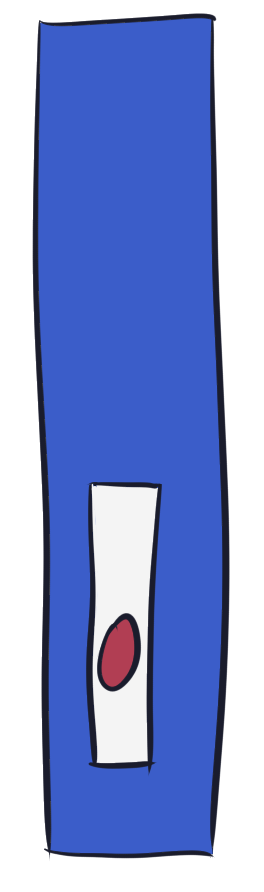
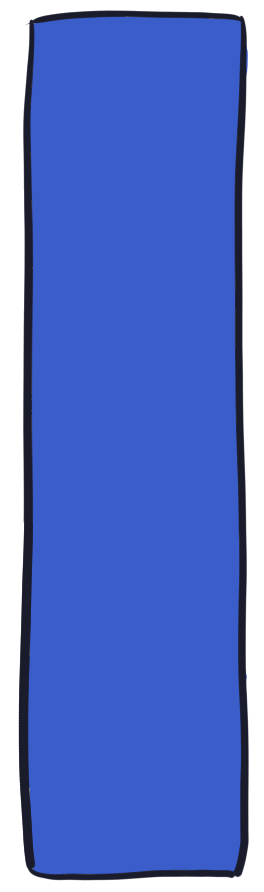
Before/after of a (264, 892) layered artwork. What changed in the layer stack:
hid group "mouse" (1st of 2) (2 layers) over [18, 512, 249, 832]
painted on "mouse" (2nd of 2, in "mouse") over [86, 512, 161, 777]
painted on "c" (1st of 3, in "mouse") over [18, 512, 249, 832]
hid group "button" (2 layers) over [18, 384, 249, 881]
painted on "black" (1st of 2, in "button") over [18, 384, 249, 832]
painted on "c" (2nd of 3, in "button") over [18, 384, 249, 881]
painted on "black" (2nd of 2) over [18, 10, 249, 881]
painted on "c" (3rd of 3) over [18, 10, 249, 881]
hid "paint device", painted on it over [18, 10, 249, 881]
